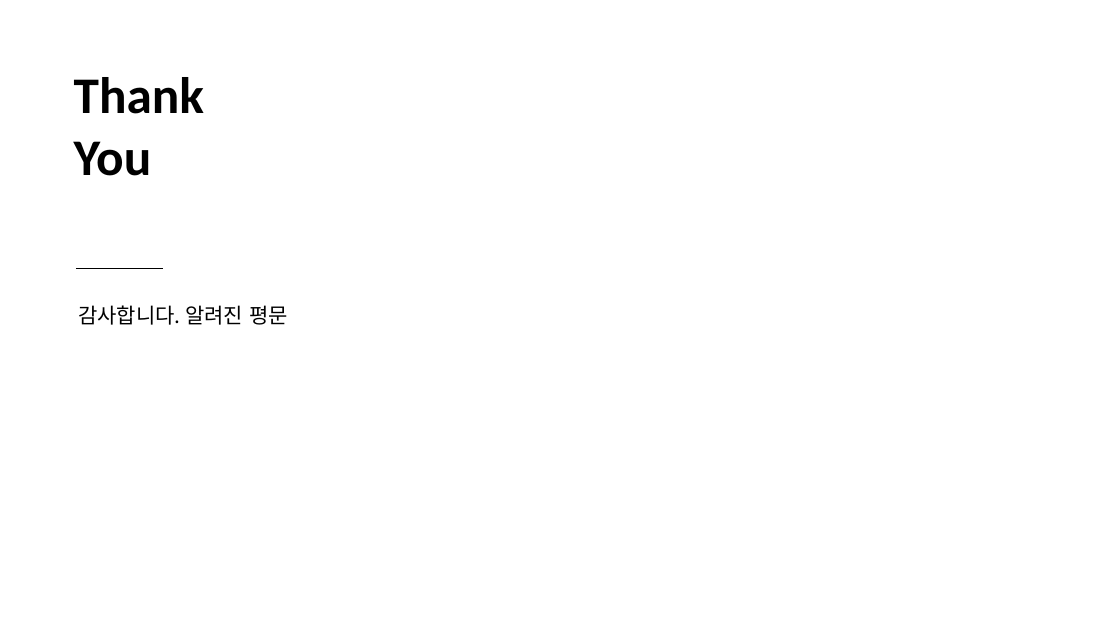
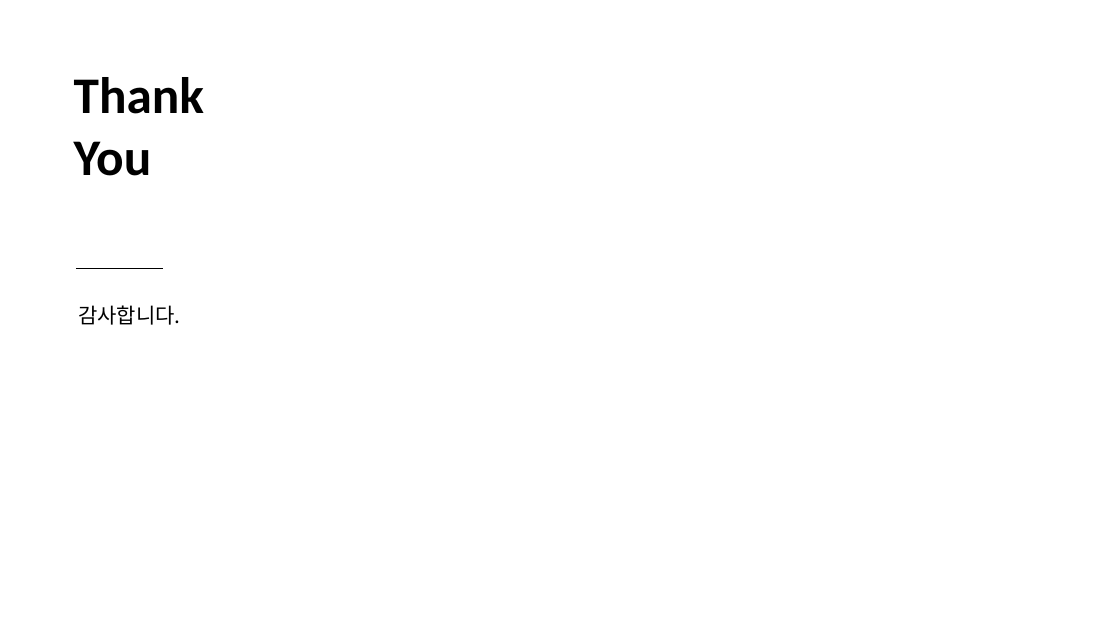
Before and after one commit to sky7th/White-Hat-Python, a slide deck: slide 123 of White Hat Python-1.pptx. Drawn at 1120x630 pixels with LibreOffice and Linux fonts; fonts in the diff are those of the drawing. Boxes give left, top, right and bottom in pixels: in the first picture for what was removed or moved away, otherwise in the second. Text is boxed around its words. In the diff, an @@ line names an element or a change of style, - is before the commit and + after.

```diff
--- a/White Hat Python-1.pptx
+++ b/White Hat Python-1.pptx
@@ text at (78,305,180,325): text changed @@
-감사합니다. 알려진 평문
+감사합니다.
```
